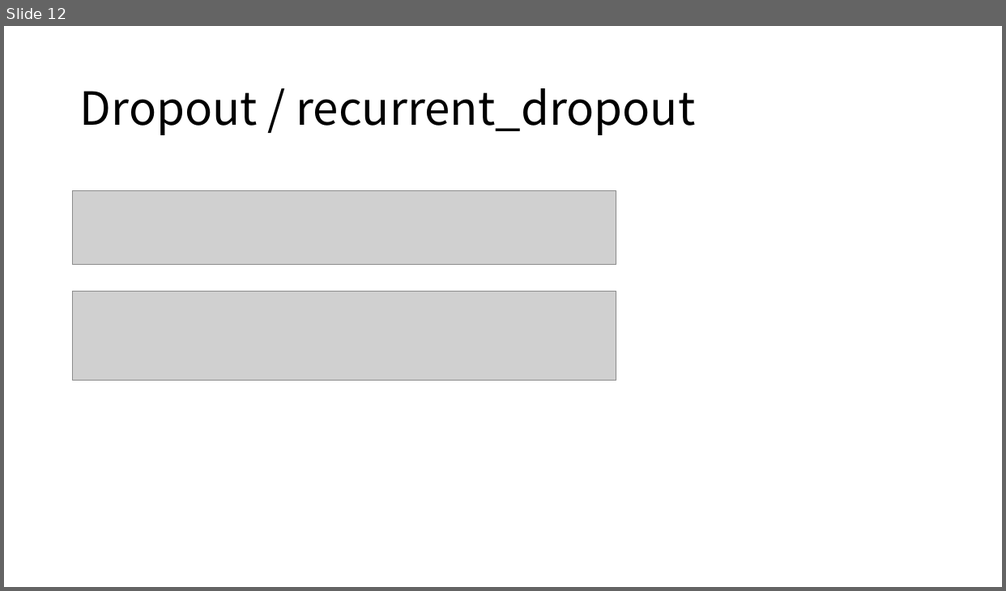
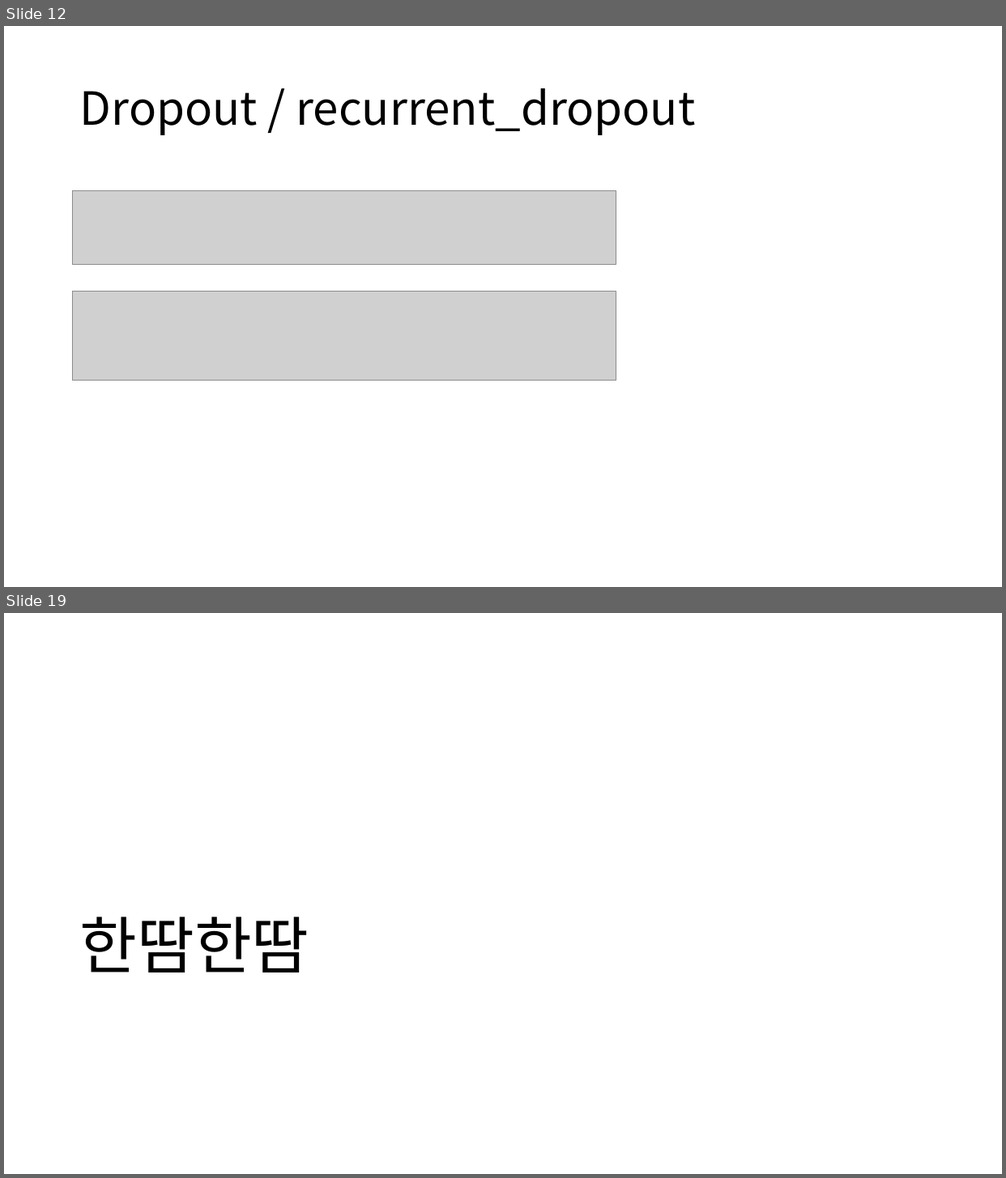
Before and after one commit to 201411094/tensorflowStudy, a slide deck: TensorFlow Beginner 공부.pptx. Shown one above the other, each under a label of ours: slide 12 before the commit, slides 12 and 19 after it; the slides between them are not shown. The pictures are 1006x591 and 1006x1178 pixels, drawn with LibreOffice and Linux fonts; fonts in the diff are those of the drawing; grey boxes stand for pictures. Boxes give left, top, right and bottom in pixels: in the first picture for what was removed or moved away, otherwise in the second. Text is boxed around its words. In the diff, an @@ line names an element or a change of style, - is before the commit and + after.

```diff
--- a/TensorFlow Beginner 공부.pptx
+++ b/TensorFlow Beginner 공부.pptx
@@ slide 19 added at (4, 613, 1002, 1174), background #FFFFFF @@
@@ title added at (79, 917, 309, 973), 60 pt, text #000000 @@
+한땀한땀
```
Also in this commit, not shown: 8 other slides added, 1 other file.
